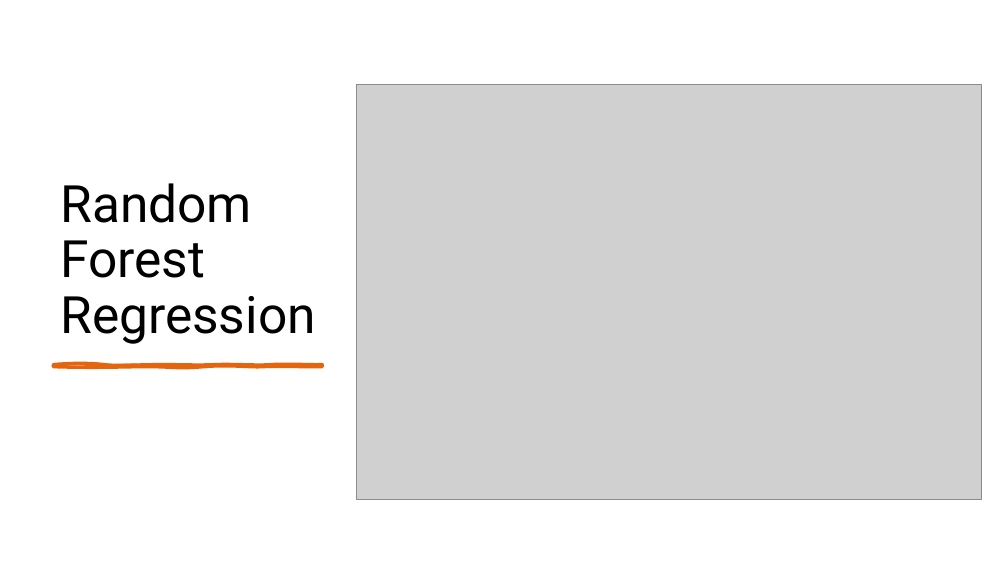
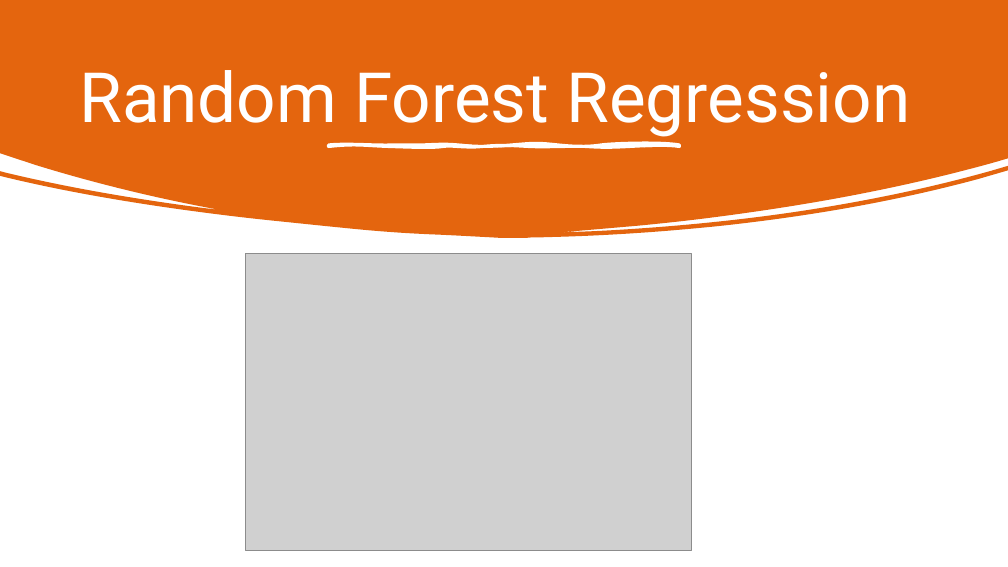
Before and after one commit to dev-aniketsingh/AirBnbSeniorProject, a slide deck: slide 14 of presentation.pptx. Drawn at 1008x567 pixels with LibreOffice and Linux fonts; fonts in the diff are those of the drawing; grey boxes stand for pictures. Boxes give left, top, right and bottom in pixels: in the first picture for what was removed or moved away, otherwise in the second. Text is boxed around its words. In the diff, an @@ line names an element or a change of style, - is before the commit and + after.

```diff
--- a/presentation.pptx
+++ b/presentation.pptx
@@ freeform shape added at (0,0,1008,238), fill #E4650E @@
@@ title "Random Forest Regression": place and size @@
-title "Random Forest Regression" at (60,183,315,344)
+title "Random Forest Regression" at (79,70,910,137)
@@ title "Random Forest Regression" at (79,70,910,137): size 49 to 66 pt, text colour #000000 to #FFFFFF; alignment left to centre; line spacing 0.9 to 1; vertical alignment bottom to middle @@
@@ freeform shape added at (329,145,680,147), fill #FFFFFF, outline #FFFFFF 3 pt @@
@@ picture: place and size @@
-picture at (356,84,982,500)
+picture at (246,253,692,550)
@@ freeform shape removed at (53,364,322,367) @@
```
Also in this commit, not shown: 3 other slides changed, 12 other files.
